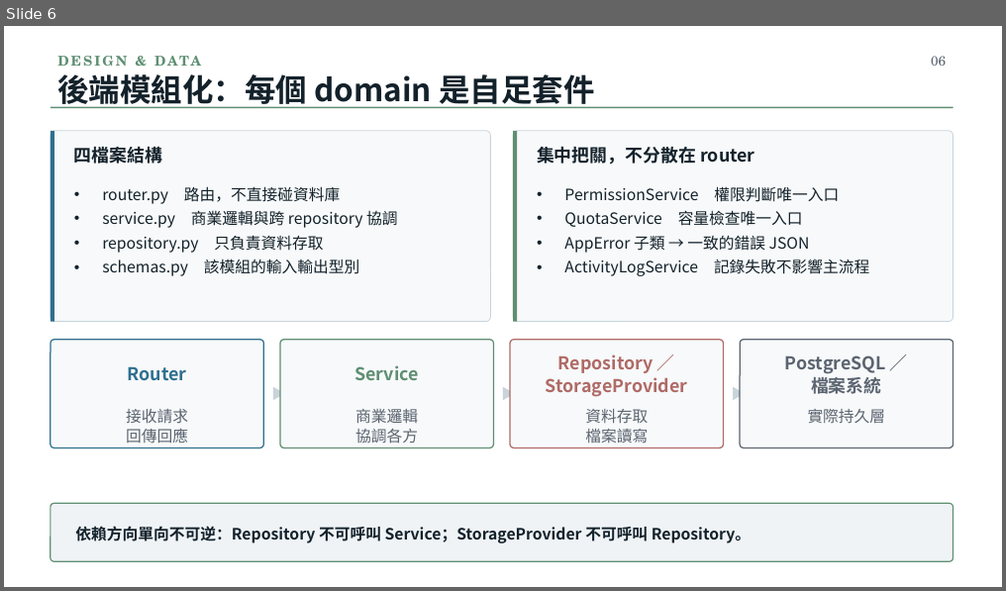
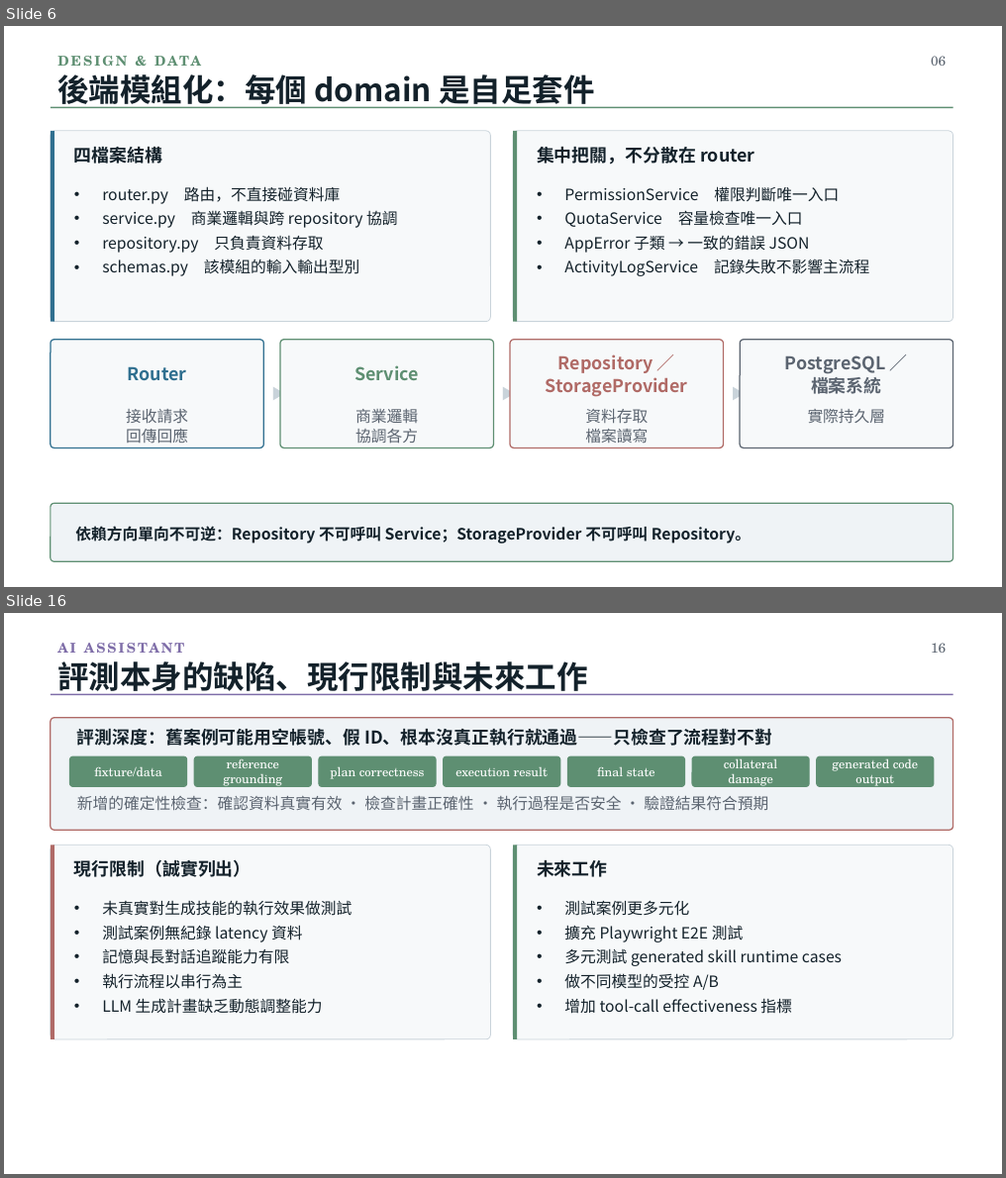
Before and after one commit to billwu101/CloudDrive, a slide deck: doc/ppt/CloudDrive_專題報告_v3.0.pptx. Shown one above the other, each under a label of ours: slide 6 before the commit, slides 6 and 16 after it; the slides between them are not shown. The pictures are 1006x591 and 1006x1178 pixels, drawn with LibreOffice and Linux fonts; fonts in the diff are those of the drawing. Boxes give left, top, right and bottom in pixels: in the first picture for what was removed or moved away, otherwise in the second. Text is boxed around its words. In the diff, an @@ line names an element or a change of style, - is before the commit and + after.

```diff
--- a/doc/ppt/CloudDrive_專題報告_v3.0.pptx
+++ b/doc/ppt/CloudDrive_專題報告_v3.0.pptx
@@ slide 16 added at (x1=4, y1=613, x2=1002, y2=1174), background #FFFFFF @@
@@ text added at (x1=57, y1=643, x2=184, y2=653), 13 pt, text #7E6DA8, bold @@
+AI ASSISTANT
@@ text added at (x1=57, y1=662, x2=587, y2=695), 30 pt, text #13212A, bold @@
+評測本身的缺陷、現行限制與未來工作
@@ text added at (x1=931, y1=643, x2=945, y2=653), 13 pt, text #5B6470 @@
+16
@@ rectangle added at (x1=51, y1=694, x2=953, y2=695), fill #7E6DA8 @@
@@ rounded rectangle added at (x1=51, y1=718, x2=953, y2=830), fill #EFF3F6, outline #B06A66 1.2 pt @@
@@ text added at (x1=77, y1=728, x2=772, y2=746), 17 pt, text #13212A, bold @@
+評測深度：舊案例可能用空帳號、假 ID、根本沒真正執行就通過——只檢查了流程對不對
@@ rounded rectangle added at (x1=70, y1=757, x2=187, y2=786), fill #5E8F72, outline #5E8F72 1 pt @@
@@ rounded rectangle added at (x1=194, y1=757, x2=311, y2=786), fill #5E8F72, outline #5E8F72 1 pt @@
@@ text added at (x1=223, y1=756, x2=282, y2=788), 12 pt, text #FFFFFF @@
+reference grounding
@@ rounded rectangle added at (x1=319, y1=757, x2=436, y2=786), fill #5E8F72, outline #5E8F72 1 pt @@
@@ rounded rectangle added at (x1=444, y1=757, x2=560, y2=786), fill #5E8F72, outline #5E8F72 1 pt @@
@@ rounded rectangle added at (x1=567, y1=757, x2=684, y2=786), fill #5E8F72, outline #5E8F72 1 pt @@
@@ rounded rectangle added at (x1=692, y1=757, x2=809, y2=786), fill #5E8F72, outline #5E8F72 1 pt @@
@@ text added at (x1=724, y1=756, x2=778, y2=788), 12 pt, text #FFFFFF @@
+collateral damage
@@ rounded rectangle added at (x1=817, y1=757, x2=934, y2=786), fill #5E8F72, outline #5E8F72 1 pt @@
@@ text added at (x1=832, y1=756, x2=918, y2=788), 12 pt, text #FFFFFF @@
+generated code output
@@ text added at (x1=94, y1=767, x2=162, y2=776), 12 pt, text #FFFFFF @@
+fixture/data
@@ text added at (x1=330, y1=767, x2=425, y2=779), 12 pt, text #FFFFFF @@
+plan correctness
@@ text added at (x1=455, y1=767, x2=548, y2=776), 12 pt, text #FFFFFF @@
+execution result
@@ text added at (x1=597, y1=767, x2=655, y2=776), 12 pt, text #FFFFFF @@
+final state
@@ text added at (x1=77, y1=796, x2=768, y2=810), 15 pt, text #5B6470 @@
+新增的確定性檢查：確認資料真實有效 · 檢查計畫正確性 · 執行過程是否安全 · 驗證結果符合預期
@@ rounded rectangle added at (x1=51, y1=845, x2=491, y2=1040), fill #F7F9FA, outline #C9D3DA 0.75 pt @@
@@ rectangle added at (x1=51, y1=845, x2=54, y2=1040), fill #B06A66 @@
@@ rounded rectangle added at (x1=513, y1=845, x2=953, y2=1040), fill #F7F9FA, outline #C9D3DA 0.75 pt @@
@@ rectangle added at (x1=513, y1=845, x2=518, y2=1040), fill #5E8F72 @@
@@ text added at (x1=74, y1=860, x2=252, y2=877), 17 pt, text #13212A, bold @@
+現行限制（誠實列出）
@@ text added at (x1=537, y1=861, x2=607, y2=877), 17 pt, text #13212A, bold @@
+未來工作
@@ text added at (x1=102, y1=900, x2=351, y2=1014), 15 pt, text #13212A @@
+• 未真實對生成技能的執行效果做測試
+• 測試案例無紀錄 latency 資料
+• 記憶與長對話追蹤能力有限
+• 執行流程以串行為主
+• LLM 生成計畫缺乏動態調整能力
@@ text added at (x1=564, y1=900, x2=842, y2=1014), 15 pt, text #13212A @@
+• 測試案例更多元化
+• 擴充 Playwright E2E 測試
+• 多元測試 generated skill runtime cases
+• 做不同模型的受控 A/B
+• 增加 tool-call effectiveness 指標
```
Also in this commit, not shown: 16 slides changed, 8 other slides added, 6 slides removed, 3 other files.
